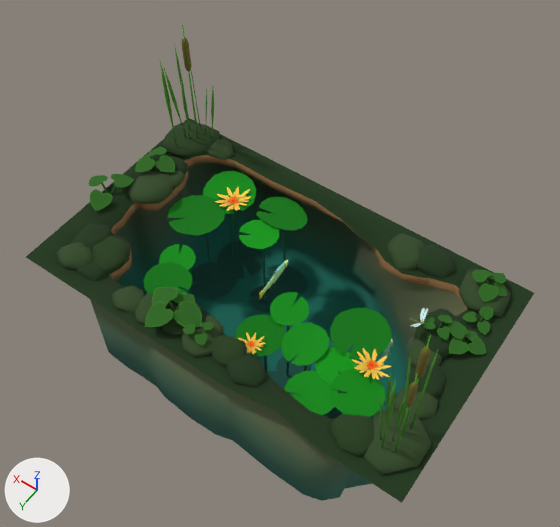
The glTF model FileStorage/Pond.glb: old version first, new version second.
Camera for both pictures: a 50 mm lens placed at (-7.38, 10.11, 16.77), pointed at (0.03, -0.26, 0.47). Arrows for +X, +Y and +Z are at lower left; the lights stay in place. Where no turn or scale is listed for an object, it has been applied to the vertices. Vertices at the same position are counted once.

Names of what the first picture shows: 'Bug', 'Fish1', 'Fish1.001', 'Pond'.
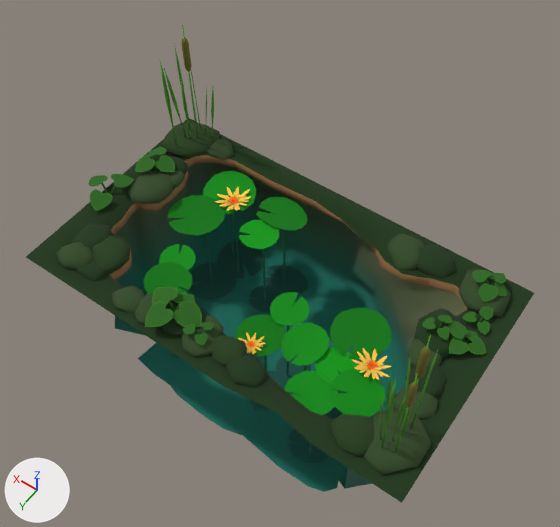
Location of each change, [x1, y1, x2, y2] in pixels of the pictures (560 x 527 px):
'Fish1.001', deleted
    before: [259, 260, 288, 300]
'Bug', deleted
    before: [409, 308, 428, 327]
'Fish1', deleted
    before: [376, 339, 393, 373]
part 1 of me_plane_004, deleted (green)
    before: [90, 276, 348, 501]

What the commit changed:
me_plane_004 is used by ob_pond; location (0.0, 0.0, 0.0).
me_plane_004 had 2497 vertices, 3379 faces and spanned x -5.87..6.45, y -4.26..3.56, z -3.4..4.67.
me_plane_004 now has 2468 vertices, 3288 faces and spans x -5.87..6.45, y -4.26..3.56, z -3.4..4.67.
Part 1, on me_plane_004:
29 vertices are removed from x -4.17..3.95, y 2.65..3.44, z -2.99..-0.46.
91 faces are deleted.
Object 'Bug' (ob_bug) is deleted.
Object 'Fish1' (ob_fish1) is deleted.
Object 'Fish1.001' (ob_fish1_001) is deleted.
